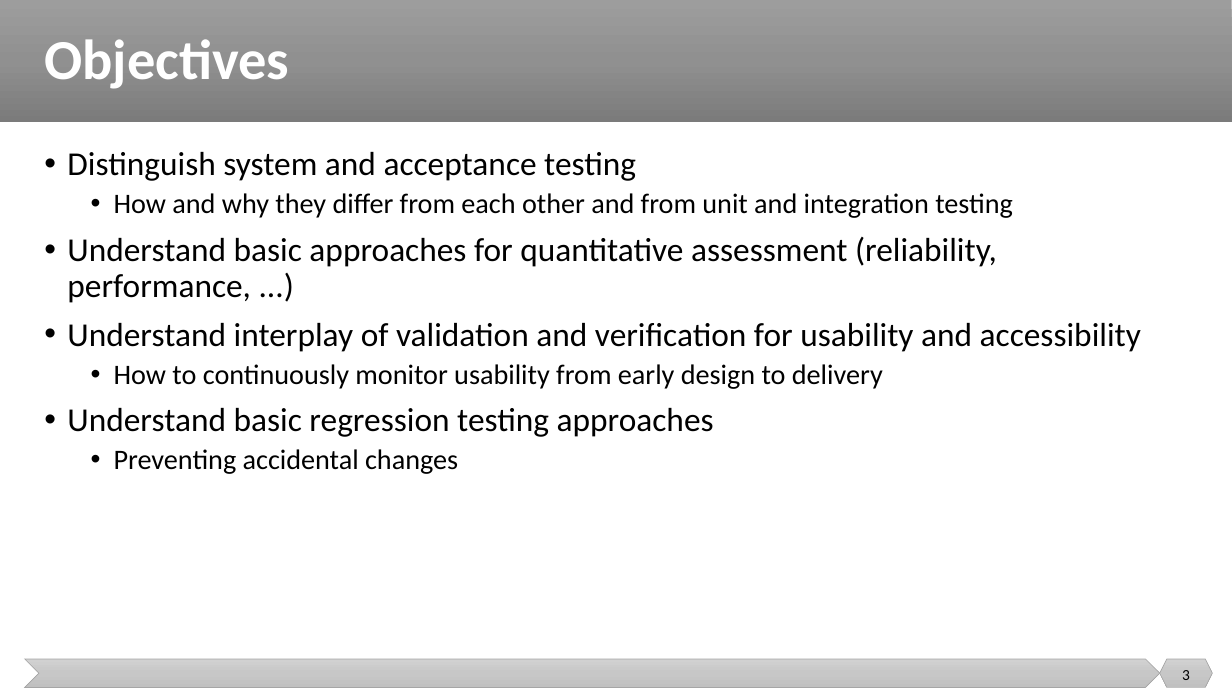
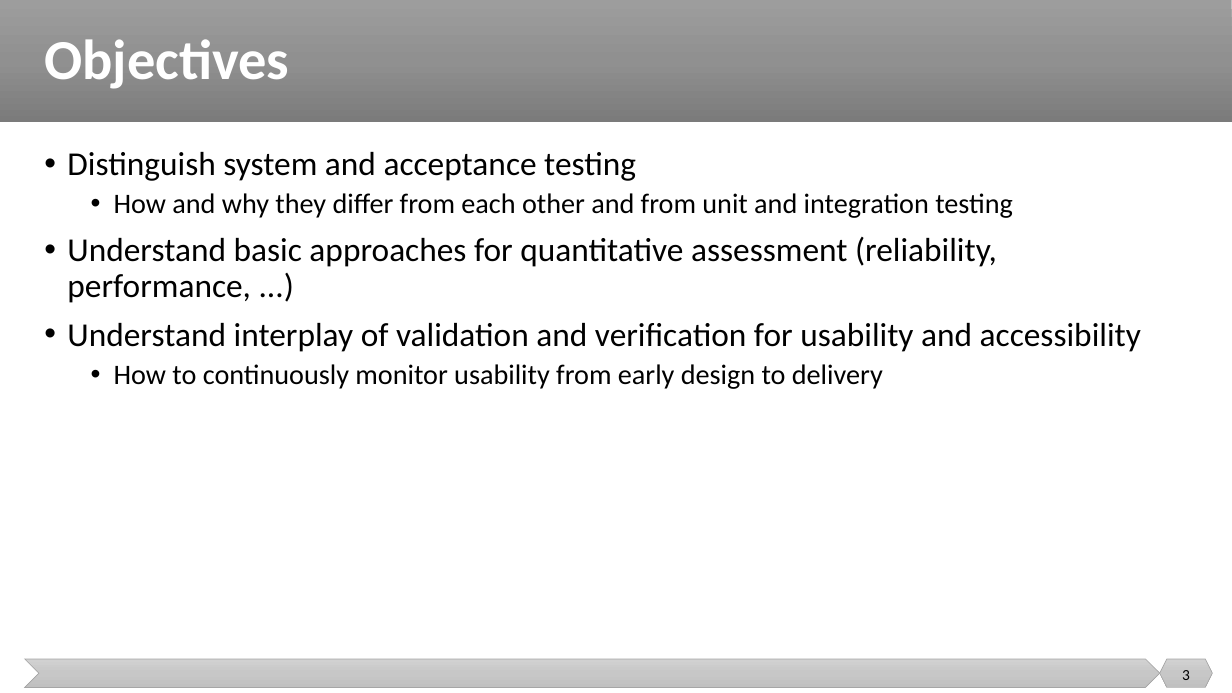
Before and after one commit to malenezi/malenezi, a slide deck: slide 3 of new_SE401/Lectures/8-Integration, System and Regression Testing/System Testing.pptx. Drawn at 1232x693 pixels with LibreOffice and Linux fonts; fonts in the diff are those of the drawing. Boxes give left, top, right and bottom in pixels: in the first picture for what was removed or moved away, otherwise in the second. Text is boxed around its words. In the diff, an @@ line names an element or a change of style, - is before the commit and + after.

```diff
--- a/new_SE401/Lectures/8-Integration, System and Regression Testing/System Testing.pptx
+++ b/new_SE401/Lectures/8-Integration, System and Regression Testing/System Testing.pptx
@@ text at (67,408,714,474): paragraphs removed @@
-• Understand basic regression testing approaches
-  • Preventing accidental changes
```
Also in this commit, not shown: 12 slides removed, 1 other file.
